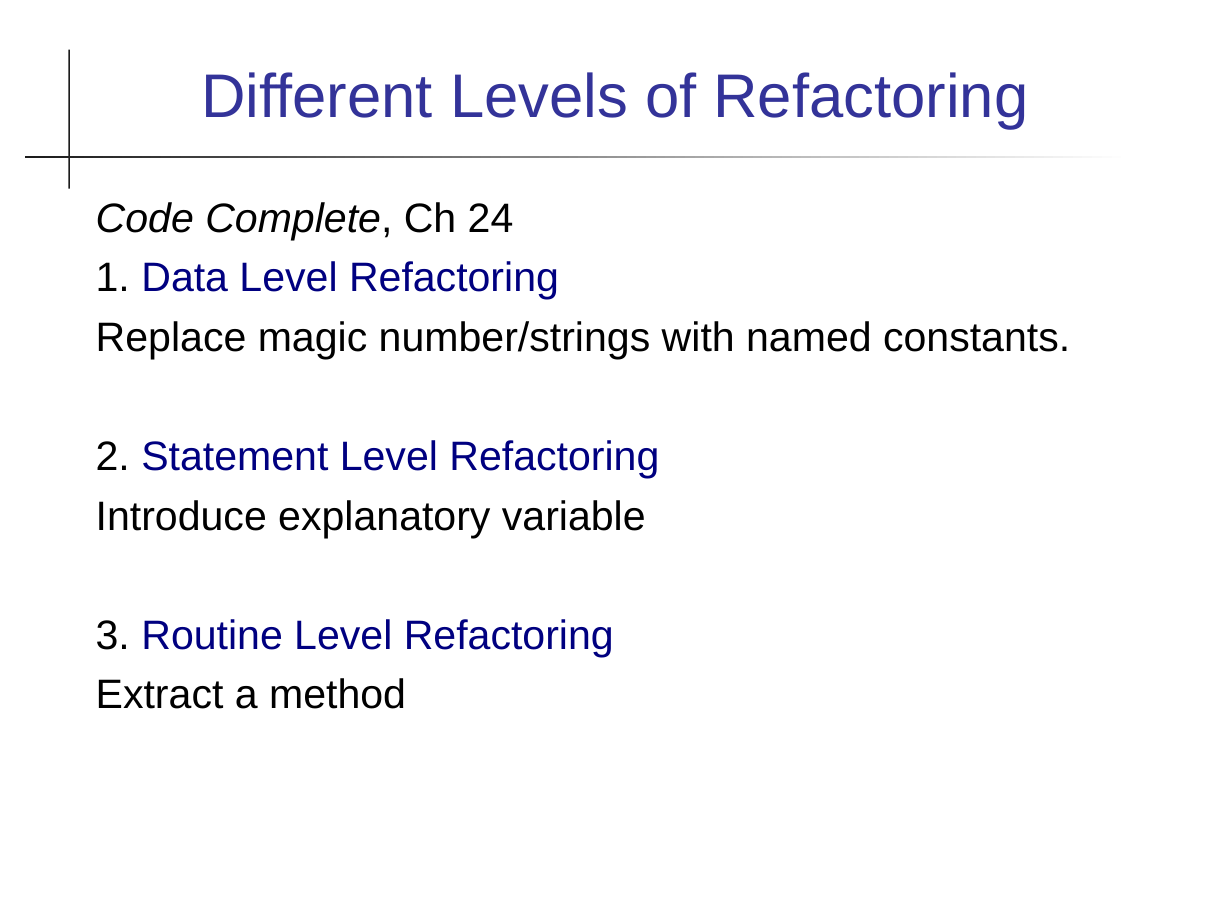
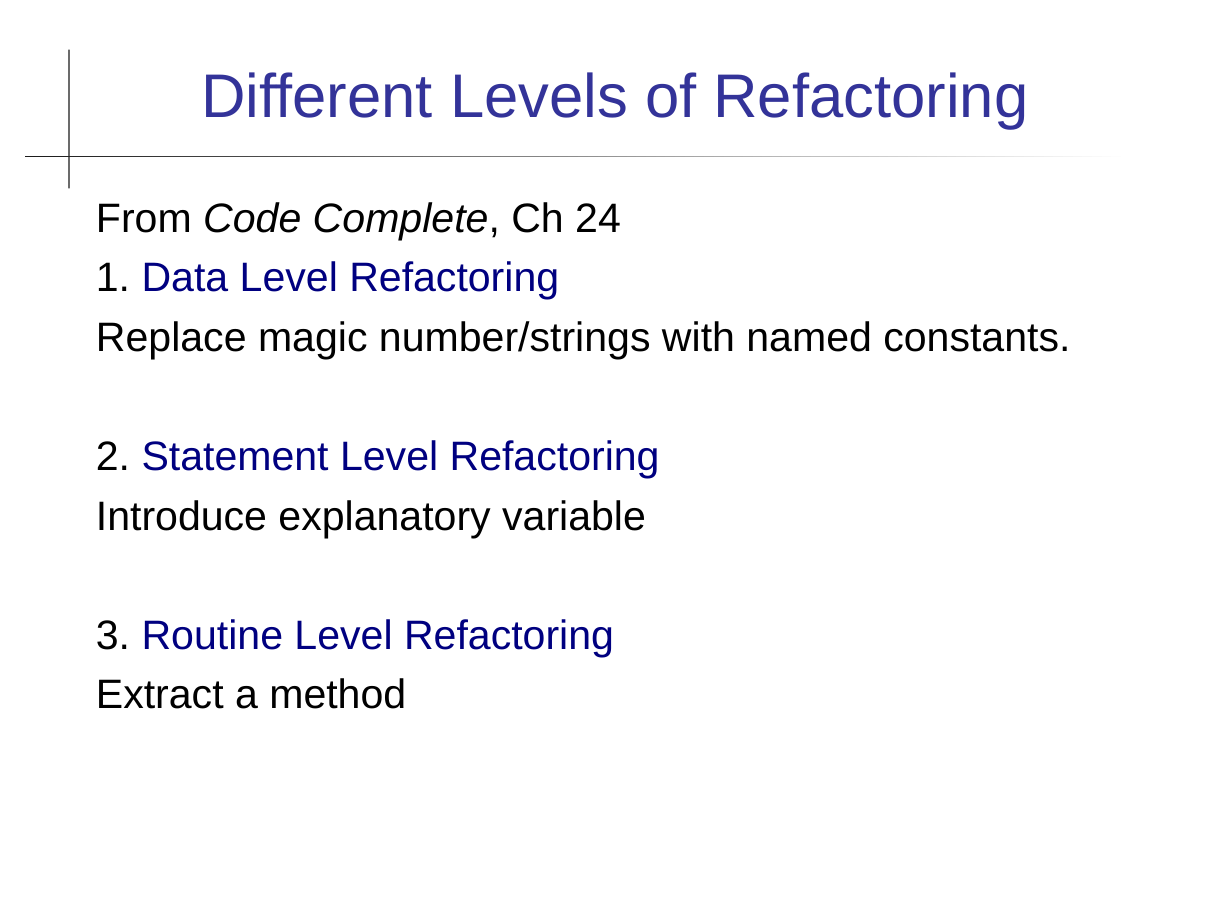
Before and after one commit to cpske/ISP, a slide deck: slide 26 of refactoring/Refactoring.ppt. Drawn at 1232x924 pixels with LibreOffice and Linux fonts; fonts in the diff are those of the drawing. Boxes give left, top, right and bottom in pixels: in the first picture for what was removed or moved away, otherwise in the second. Text is boxed around its words. In the diff, an @@ line names an element or a change of style, - is before the commit and + after.

```diff
--- a/refactoring/Refactoring.ppt
+++ b/refactoring/Refactoring.ppt
@@ text at <box>96,202,621,240</box>: text changed @@
-Code Complete, Ch 24
+From Code Complete, Ch 24
```
Also in this commit, not shown: 14 other slides changed, 2 slides added, 1 slide removed, 2 other files.
